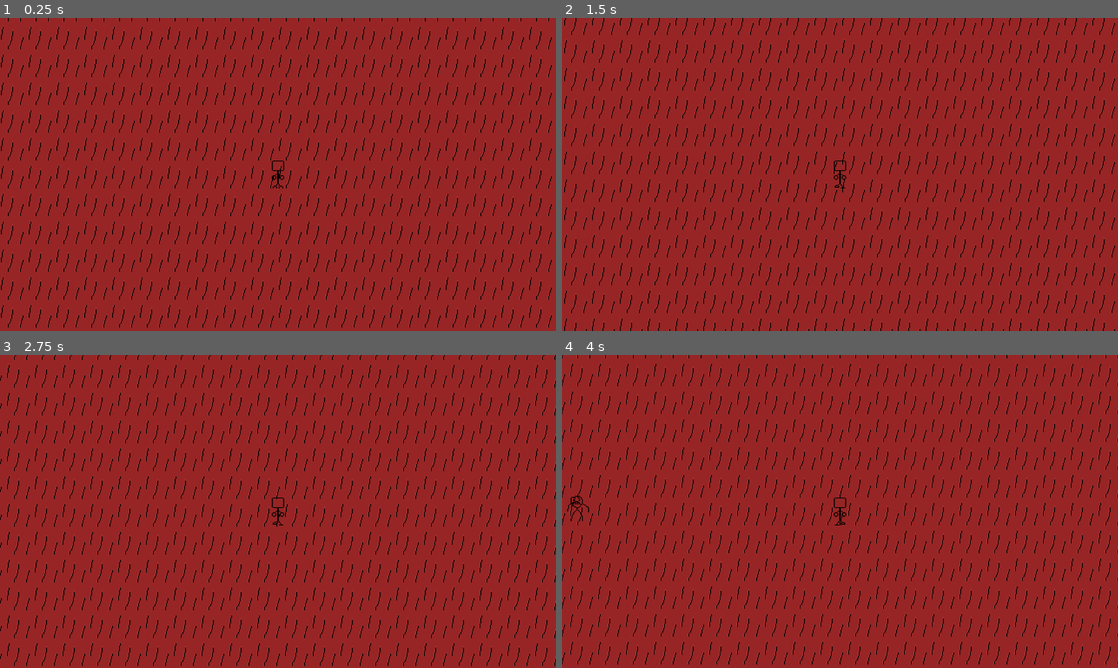
Above: before the commit, frames 1-4 (two rows, left to right).
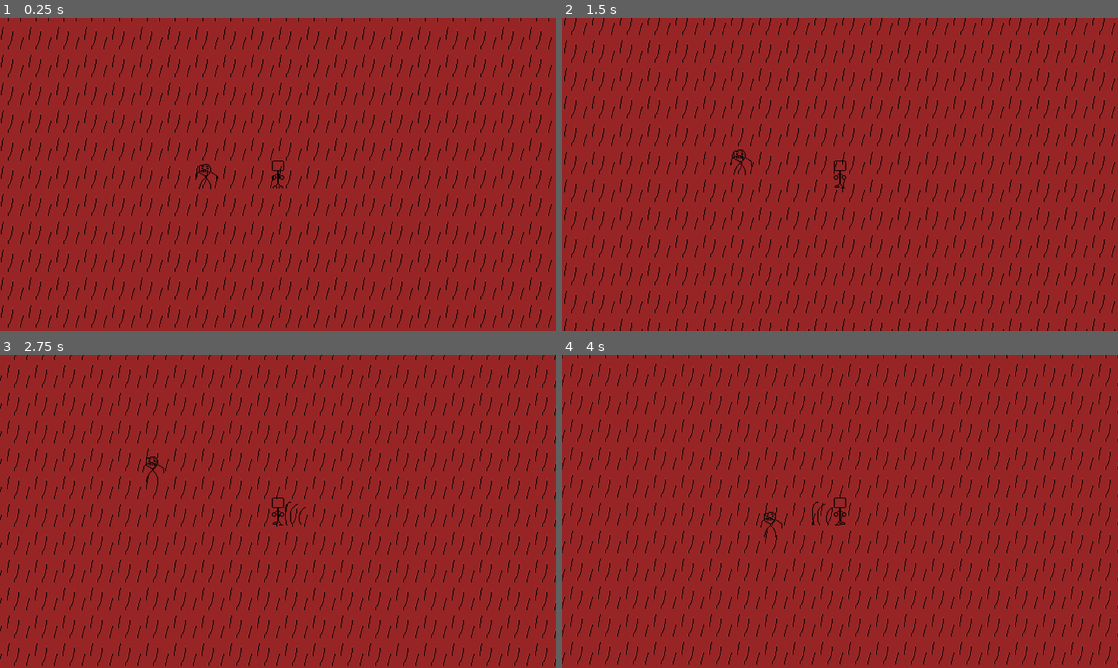
Above: after the commit, the same moments.

Repository: JoltiPranik/JoltiPranik.github.io
Game: Godot game, scene res://Scene/Main_game.tscn
The game is run twice, just before and just after one commit, with the same random seed, the same clock (stepped at 60 frames per second) and the same inputs. Before the commit the project starts from res://Scene/node_2d.tscn.
Inputs:
- Up to frame 1 (0.25 s): no input
- Up to frame 2 (1.5 s): tap Enter (ui_accept) at 0.5, 1.35 s; hold Right (ui_right) 0.53-1.28 s; hold Enter (ui_accept) 0.53-1.28 s; hold Down (ui_down) from 1.28 s (still down)
- Up to frame 3 (2.75 s): tap Enter (ui_accept) at 1.52, 1.82 s; release Down (ui_down) at 2.03 s; hold Right (ui_right) from 2.03 s (still down); hold Enter (ui_accept) from 2.03 s (still down)
- Up to frame 4 (4 s): release Right (ui_right) at 2.78 s; release Enter (ui_accept) at 2.78 s; hold Up (ui_up) 2.78-3.53 s; tap Enter (ui_accept) at 2.85, 3.02, 3.32 s; hold Left (ui_left) from 3.53 s (still down); hold Enter (ui_accept) from 3.53 s (still down)

The runs differ from the first frame. In frame 1, less than 0.1% of the frame differs, in the area x 35-40%, y 46-55%; in frame 2, less than 0.1%; in frame 3, 0.1%; in frame 4, 0.2%, in the area x 0-49%, y 44-59%.

Commit message:
add itter2 full

Diff:
--- a/Godot_games/Cutted fantasy/новый-игровой-проект/Scene/Enemy.tscn
+++ b/Godot_games/Cutted fantasy/новый-игровой-проект/Scene/Enemy.tscn
@@ -9,9 +9,12 @@
 [sub_resource type="CircleShape2D" id="CircleShape2D_h0dic"]
 radius = 200.0
 
+[sub_resource type="CircleShape2D" id="CircleShape2D_jy6qf"]
+radius = 25.0
+
 [node name="CharacterBody2D" type="CharacterBody2D" unique_id=1975514266]
 collision_layer = 4
-collision_mask = 6
+collision_mask = 22
 script = ExtResource("1_h0dic")
 
 [node name="Sprite2D" type="Sprite2D" parent="." unique_id=1630490625]
@@ -21,11 +24,19 @@
 position = Vector2(0.75, 1.75)
 shape = SubResource("RectangleShape2D_s7bn3")
 
-[node name="Area2D" type="Area2D" parent="." unique_id=723334715]
+[node name="Threat_area" type="Area2D" parent="." unique_id=723334715]
 collision_layer = 4
 collision_mask = 3
 
-[node name="CollisionShape2D" type="CollisionShape2D" parent="Area2D" unique_id=1220448429]
+[node name="CollisionShape2D" type="CollisionShape2D" parent="Threat_area" unique_id=1220448429]
 shape = SubResource("CircleShape2D_h0dic")
 
-[connection signal="body_entered" from="Area2D" to="." method="_on_area_2d_body_entered"]
+[node name="Attack_area" type="Area2D" parent="." unique_id=1480684979]
+collision_layer = 4
+collision_mask = 3
+
+[node name="CollisionShape2D" type="CollisionShape2D" parent="Attack_area" unique_id=1192816068]
+shape = SubResource("CircleShape2D_jy6qf")
+
+[connection signal="body_entered" from="Threat_area" to="." method="_on_area_2d_body_entered"]
+[connection signal="body_entered" from="Attack_area" to="." method="_on_attack_area_body_entered"]
--- a/Godot_games/Cutted fantasy/новый-игровой-проект/Scene/node_2d.tscn
+++ b/Godot_games/Cutted fantasy/новый-игровой-проект/Scene/Main_game.tscn
@@ -1,10 +1,11 @@
 [gd_scene format=3 uid="uid://cc1nqp7w318og"]
 
-[ext_resource type="Script" uid="uid://1wm8ctbvaat3" path="res://Script/Game_scene.gd" id="1_60wmb"]
-[ext_resource type="Texture2D" uid="uid://dd2kmimr87pfe" path="res://Sprite/Hellfire_tile_one.png" id="2_irwgg"]
-[ext_resource type="Texture2D" uid="uid://db8sye0jcu7c4" path="res://Sprite/Grass_tile_one.png" id="3_xvxua"]
-[ext_resource type="Texture2D" uid="uid://bqs5ncv0bhkbc" path="res://Sprite/dirt_tile_one.png" id="4_blrne"]
-[ext_resource type="PackedScene" uid="uid://cwghvi3xdgw2r" path="res://Scene/player.tscn" id="5_3opw3"]
+[ext_resource type="Script" uid="uid://1wm8ctbvaat3" path="res://Script/Game_scene.gd" id="1_1a3hx"]
+[ext_resource type="Texture2D" uid="uid://dd2kmimr87pfe" path="res://Sprite/Hellfire_tile_one.png" id="2_laq8v"]
+[ext_resource type="Texture2D" uid="uid://db8sye0jcu7c4" path="res://Sprite/Grass_tile_one.png" id="3_t7wih"]
+[ext_resource type="Texture2D" uid="uid://bqs5ncv0bhkbc" path="res://Sprite/dirt_tile_one.png" id="4_m6iyb"]
+[ext_resource type="PackedScene" uid="uid://cwghvi3xdgw2r" path="res://Scene/player.tscn" id="5_cw5a2"]
+[ext_resource type="PackedScene" uid="uid://bqd5wyyqbw4m" path="res://Scene/Enemy.tscn" id="6_0ddu8"]
 
 [sub_resource type="Curve2D" id="Curve2D_0hol4"]
 _data = {
@@ -58,6 +59,8 @@
 position = Vector2(-640, -360)
 
 [node name="Timer" type="Timer" parent="." unique_id=367516407]
-autostart = true
+
+[node name="CharacterBody2D" parent="." unique_id=1975514266 instance=ExtResource("6_0ddu8")]
+position = Vector2(553, 366)
 
 [connection signal="timeout" from="Timer" to="." method="_on_timer_timeout"]
--- /dev/null
+++ b/Godot_games/Cutted fantasy/новый-игровой-проект/Scene/Mob_Attack.tscn
@@ -0,0 +1,21 @@
+[gd_scene format=3 uid="uid://ebla71an2kk1"]
+
+[ext_resource type="Script" uid="uid://cv7yw73xvgrkj" path="res://Scene/attack.gd" id="1_7f203"]
+[ext_resource type="Texture2D" uid="uid://no4f1khgwn4n" path="res://Sprite/Attack.png" id="1_sqku5"]
+
+[sub_resource type="RectangleShape2D" id="RectangleShape2D_7f203"]
+size = Vector2(24, 27)
+
+[node name="Area2D" type="Area2D" unique_id=854532563]
+collision_layer = 8
+collision_mask = 2
+script = ExtResource("1_7f203")
+
+[node name="Sprite2D" type="Sprite2D" parent="." unique_id=1627331204]
+texture = ExtResource("1_sqku5")
+
+[node name="CollisionShape2D" type="CollisionShape2D" parent="." unique_id=1428811170]
+position = Vector2(0, 2.5)
+shape = SubResource("RectangleShape2D_7f203")
+
+[connection signal="body_entered" from="." to="." method="_on_body_entered"]
--- /dev/null
+++ b/Godot_games/Cutted fantasy/новый-игровой-проект/Scene/Player_Attack.tscn
@@ -0,0 +1,7 @@
+[gd_scene format=3 uid="uid://c552gxf30si8i"]
+
+[ext_resource type="PackedScene" uid="uid://ebla71an2kk1" path="res://Scene/Mob_Attack.tscn" id="1_t17mg"]
+
+[node name="Area2D" unique_id=854532563 instance=ExtResource("1_t17mg")]
+collision_layer = 16
+collision_mask = 4
--- /dev/null
+++ b/Godot_games/Cutted fantasy/новый-игровой-проект/Scene/attack.gd
@@ -0,0 +1,5 @@
+extends Area2D
+
+func _on_body_entered(body: Node2D) -> void:
+	if body.has_method("damage"):
+		body.damage(5)
--- a/Godot_games/Cutted fantasy/новый-игровой-проект/Scene/enemy.gd
+++ b/Godot_games/Cutted fantasy/новый-игровой-проект/Scene/enemy.gd
@@ -1,17 +1,45 @@
 extends CharacterBody2D
 @onready var Player = $"../Player"
-var speed = 100
+@onready var attack = preload("res://Scene/Mob_Attack.tscn")
+var speed = 25
 var trigger_move = false
+var attack_trigger = false
+var health = 10
 
 func _process(delta: float) -> void:
-	var direction = (Player.position - self.position).normalized()
+	var direction = (Player.position - $".".position).normalized()
 	if trigger_move == true:
 		velocity = direction * speed
 	else:
 		velocity = Vector2.ZERO
 	set_velocity(velocity)
 	move_and_slide()
+	attack_melee()
+
+	if health <= 0:
+		queue_free()
 
 func _on_area_2d_body_entered(body: Node2D) -> void:
 	if body.name == 'Player':
 		trigger_move = true
+
+func _on_attack_area_body_entered(body: Node2D) -> void:
+	if body.name == 'Player':
+		attack_trigger = true
+
+func attack_melee():
+	if attack_trigger == true:
+		var udar = attack.instantiate()
+		var deltax = Player.position.x - $".".position.x
+		var deltay = Player.position.y - $".".position.y
+		var lenght = sqrt(deltax * deltax + deltay * deltay)
+		udar.position.x += 25 * deltax / lenght
+		udar.position.y += 30 * deltay / lenght
+		udar.rotation -= udar.position.angle_to($".".position)
+		add_child(udar)
+		await get_tree().create_timer(0.05).timeout
+		udar.free()
+
+
+func damage(input_damage: int):
+	health -= input_damage
--- a/Godot_games/Cutted fantasy/новый-игровой-проект/Scene/player.tscn
+++ b/Godot_games/Cutted fantasy/новый-игровой-проект/Scene/player.tscn
@@ -37,7 +37,7 @@
 
 [node name="CharacterBody2D" type="CharacterBody2D" unique_id=624314039]
 collision_layer = 2
-collision_mask = 5
+collision_mask = 13
 script = ExtResource("1_onrkg")
 
 [node name="CollisionShape2D" type="CollisionShape2D" parent="." unique_id=738427487]
--- a/Godot_games/Cutted fantasy/новый-игровой-проект/Script/Player.gd
+++ b/Godot_games/Cutted fantasy/новый-игровой-проект/Script/Player.gd
@@ -1,9 +1,17 @@
 extends CharacterBody2D
-
+@onready var attack = preload("res://Scene/Player_Attack.tscn")
 var speed = 500
+var  trigger = false
+var health = 100
 
 func _process(delta: float) -> void:
 	var direction = Vector2.ZERO
+	if velocity != Vector2.ZERO:
+		trigger = true
+		$AnimatedSprite2D.play("Walk")
+	else:
+		trigger = false
+		$AnimatedSprite2D.stop()
 
 	if Input.is_action_pressed("ui_right"):
 		direction.x += 10
@@ -16,8 +24,14 @@
 
 	set_velocity(direction * speed * delta)
 	move_and_slide()
+	if health <= 0:
+		queue_free()
 
-	if velocity != Vector2.ZERO:
-		$AnimatedSprite2D.play("Walk")
-	else:
-		$AnimatedSprite2D.stop()
+	if Input.is_action_pressed("ui_accept") and trigger == true:
+		var udar = attack.instantiate()
+		udar.global_position = direction + direction
+		add_child(udar)
+		await get_tree().create_timer(0.05).timeout
+		udar.free()
+func damage(input_damage: int):
+	health -= input_damage
Not shown: 3 places in Godot_games/Cutted fantasy/новый-игровой-проект/Scene/Main_game.tscn that only renumber resources
Not shown, added: Godot_games/Cutted fantasy/новый-игровой-проект/Scene/attack.gd.uid
Binary file added: Godot_games/Cutted fantasy/новый-игровой-проект/Sprite/Attack.png
Not shown, added: Godot_games/Cutted fantasy/новый-игровой-проект/Sprite/Attack.png.import
Not shown, added: Old_version/old_index_itt2.html
Not shown, changed: index.html
Not shown, removed: itteration2.html
